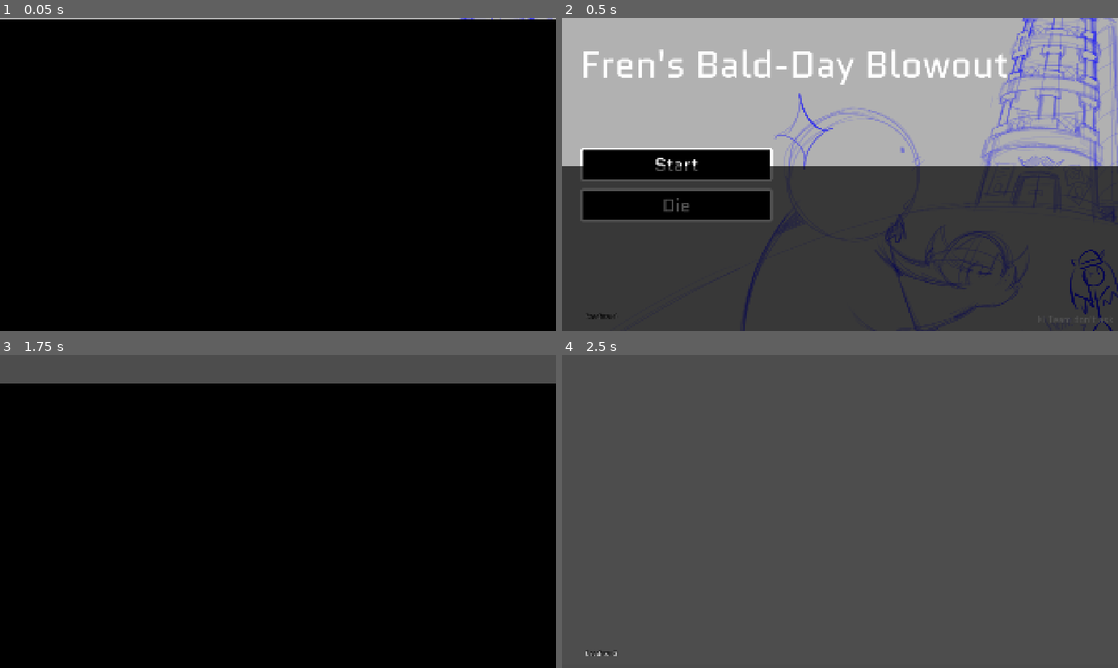
Above: before the commit, frames 1-4 (two rows, left to right).
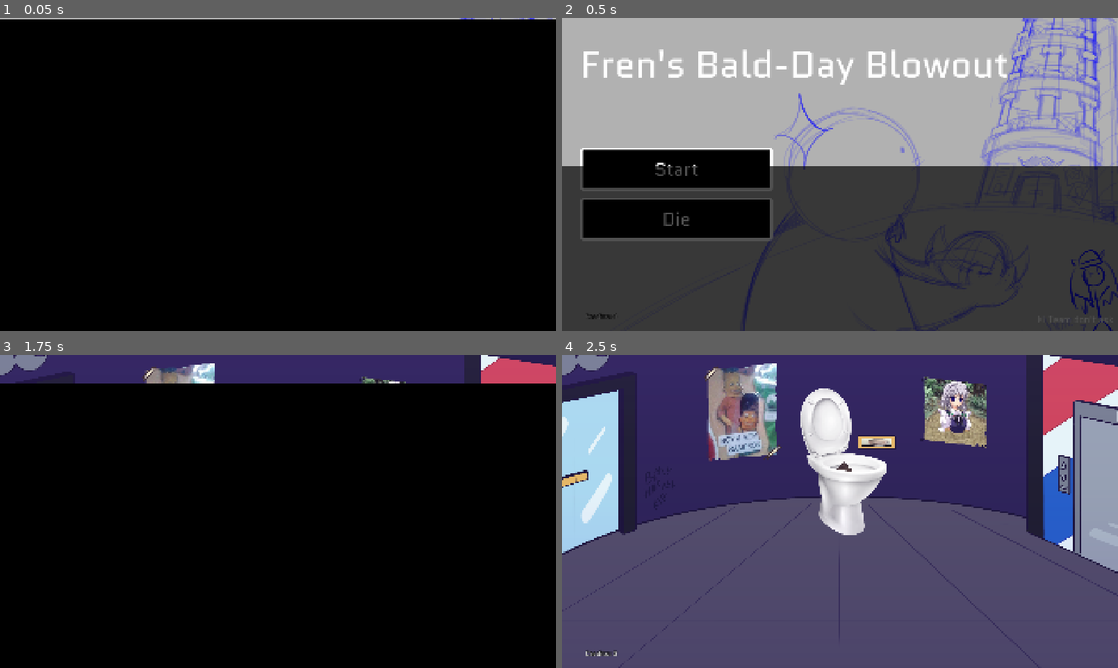
Above: after the commit, the same moments.

Repository: jillzilla/FBDB
Game: Godot game, scene res://assets/scenes/menu.tscn
Same seed, same stepped clock (60 frames per second), same inputs: the game is played once before the commit and once after it.
Inputs (mouse positions are in pixels of both pictures, inside the frame that each line leads up to):
- Up to frame 1 (0.05 s): no input
- Up to frame 2 (0.5 s): no input
- Up to frame 3 (1.75 s): click "Start" at 0.5 s; tap Enter (ProgressDialogue) at 1.25, 1.35 s; move the mouse to (400, 495) at 1.27 s
- Up to frame 4 (2.5 s): move the mouse to (728, 527) at 2.02 s; tap Enter (ProgressDialogue) at 2.1 s

Frame 1 is identical in both runs. In frame 2, 4.1% of the frame differs, in the area x 3-38%, y 44-72%; in frame 3, 9.1%; in frame 4, 99%, in the area x 0-100%, y 0-100%.

Commit message:
backgrounds, more music

Diff:
--- a/assets/scenes/game_over.tscn
+++ b/assets/scenes/game_over.tscn
@@ -2,6 +2,7 @@
 
 [ext_resource type="Script" uid="uid://c6rbbogvrnt6h" path="res://assets/scripts/game_over.gd" id="1_wt3e0"]
 [ext_resource type="Texture2D" uid="uid://c2k1c6ijdwg52" path="res://assets/images/game_over_screen.png" id="2_3vif2"]
+[ext_resource type="AudioStream" uid="uid://r3evxhjowhfl" path="res://assets/music/Felix the Cat (Mega Drive) - Game Over (UWOL - Game Over).mp3" id="3_d2d1n"]
 
 [node name="GameOver" type="Node" unique_id=346087160 node_paths=PackedStringArray("button")]
 script = ExtResource("1_wt3e0")
@@ -43,5 +44,9 @@
 text = "GAME OVER"
 metadata/_edit_lock_ = true
 
+[node name="AudioStreamPlayer" type="AudioStreamPlayer" parent="." unique_id=898742719]
+stream = ExtResource("3_d2d1n")
+autoplay = true
+
 [connection signal="timeout" from="Timer" to="." method="_on_timer_timeout"]
 [connection signal="pressed" from="Button" to="." method="_on_button_pressed"]
--- a/assets/scenes/gameplay.tscn
+++ b/assets/scenes/gameplay.tscn
@@ -1,7 +1,7 @@
 [gd_scene format=3 uid="uid://y4p1pha4t0jh"]
 
 [ext_resource type="Script" uid="uid://o8kv7fhio2c8" path="res://assets/scripts/gameplay.gd" id="1_mrbpc"]
-[ext_resource type="Texture2D" uid="uid://dde75o0kvypju" path="res://assets/images/bg.png" id="2_f1ux5"]
+[ext_resource type="Texture2D" uid="uid://d0px34dk58pcx" path="res://assets/images/bg_1.png" id="2_hogfr"]
 [ext_resource type="Texture2D" uid="uid://bfpd2dri4tsql" path="res://assets/images/battle_sprites/battle_fren.png" id="2_kqp6g"]
 [ext_resource type="Theme" uid="uid://bx3e8s5o62yt6" path="res://assets/themes/main_theme.tres" id="4_0hf1u"]
 [ext_resource type="PackedScene" uid="uid://b4eyvgq22sg3n" path="res://assets/scenes/lose_screen.tscn" id="4_17b01"]
@@ -131,7 +131,7 @@
 &"bounce": SubResource("Animation_qk4f4")
 }
 
-[node name="Gameplay" type="Node" unique_id=1463193121 node_ …(336 unchanged characters)… x", "opponent", "correctsfx", "wrongsfx")]
+[node name="Gameplay" type="Node" unique_id=1463193121 node_ …(336 unchanged characters)… x", "opponent", "correctsfx", "wrongsfx", "background")]
 process_mode = 1
 script = ExtResource("1_mrbpc")
 stage_1 = "res://assets/stages/stage1data.json"
@@ -160,11 +160,12 @@
 opponent = NodePath("Opponent")
 correctsfx = NodePath("Correct")
 wrongsfx = NodePath("Wrong")
+background = NodePath("Opponent")
 
 [node name="Bg" type="Sprite2D" parent="." unique_id=1325288160]
 position = Vector2(960, 540)
-scale = Vector2(2, 2)
-texture = ExtResource("2_f1ux5")
+scale = Vector2(0.8, 0.8)
+texture = ExtResource("2_hogfr")
 metadata/_edit_lock_ = true
 
 [node name="Simpleflips" type="Sprite2D" parent="." unique_id=449249172]
--- a/assets/scenes/menu.tscn
+++ b/assets/scenes/menu.tscn
@@ -4,6 +4,8 @@
 [ext_resource type="Theme" uid="uid://bx3e8s5o62yt6" path="res://assets/themes/main_theme.tres" id="2_8aat6"]
 [ext_resource type="Texture2D" uid="uid://jvms8c1h8v5w" path="res://assets/images/menu_screen.png" id="2_xuqax"]
 [ext_resource type="Script" uid="uid://dt364jws1e5kc" path="res://assets/components/button_component.gd" id="3_ugn2o"]
+[ext_resource type="AudioStream" uid="uid://bsful3gnchdt" path="res://assets/sounds/start_or_select_kirby.ogg" id="5_q8r6g"]
+[ext_resource type="AudioStream" uid="uid://beyifnit1qtin" path="res://assets/music/Snowboarding  Club Penguin Elite Penguin Force OST.mp3" id="6_l0v2w"]
 
 [sub_resource type="Animation" id="Animation_q8r6g"]
 length = 0.001
@@ -81,8 +83,9 @@
 &"rotation": SubResource("Animation_xuqax")
 }
 
-[node name="Menu" type="Node" unique_id=369496558 node_paths=PackedStringArray("play_button", "settings_button", "credits_button", "quit_button")]
+[node name="Menu" type="Node" unique_id=369496558 node_paths=PackedStringArray("start", "play_button", "settings_button", "credits_button", "quit_button")]
 script = ExtResource("1_8omcj")
+start = NodePath("start")
 play_button = NodePath("Control/Buttons/Control/Play")
 settings_button = NodePath("Control/Buttons/Control2/Settings")
 credits_button = NodePath("Control/Buttons/Control4/Credits")
@@ -137,13 +140,13 @@
 layout_mode = 1
 anchors_preset = -1
 anchor_left = 0.20600002
-anchor_top = 0.53300005
+anchor_top = 0.563
 anchor_right = 0.20600002
-anchor_bottom = 0.53300005
+anchor_bottom = 0.563
 offset_left = -331.52002
-offset_top = -127.640076
+offset_top = -160.04004
 offset_right = 332.47998
-offset_bottom = 128.35992
+offset_bottom = 159.95996
 grow_horizontal = 2
 grow_vertical = 2
 theme_override_constants/separation = 24
@@ -281,5 +284,12 @@
 vertical_alignment = 2
 metadata/_edit_lock_ = true
 
+[node name="start" type="AudioStreamPlayer" parent="." unique_id=1378141808]
+stream = ExtResource("5_q8r6g")
+
+[node name="AudioStreamPlayer" type="AudioStreamPlayer" parent="." unique_id=39415466]
+stream = ExtResource("6_l0v2w")
+autoplay = true
+
 [connection signal="pressed" from="Control/Buttons/Control/Play" to="." method="_on_play_pressed"]
 [connection signal="pressed" from="Control/Buttons/Control3/Quit" to="." method="_on_quit_pressed"]
--- a/assets/scenes/pre_battle_dialogues.tscn
+++ b/assets/scenes/pre_battle_dialogues.tscn
@@ -2,9 +2,22 @@
 
 [ext_resource type="PackedScene" uid="uid://b7vtu3ps7q8vc" path="res://assets/scenes/text_box.tscn" id="1_u1lyv"]
 [ext_resource type="Script" uid="uid://daetbuo45wmy0" path="res://assets/scripts/pre_battle_dialogues.gd" id="1_x68sk"]
+[ext_resource type="Texture2D" uid="uid://d0px34dk58pcx" path="res://assets/images/bg_1.png" id="2_3qr6m"]
 
-[node name="PreBattleDialogues" type="Node" unique_id=1218523115 node_paths=PackedStringArray("textbox")]
+[node name="PreBattleDialogues" type="Node" unique_id=1218523115 node_paths=PackedStringArray("textbox", "background")]
 script = ExtResource("1_x68sk")
+stage_1 = "res://assets/stages/stage1data.json"
+stage_2 = "res://assets/stages/stage2data.json"
+stage_3 = "res://assets/stages/stage3data.json"
+stage_4 = "res://assets/stages/stage4data.json"
+stage_5 = "res://assets/stages/stage5data.json"
 textbox = NodePath("TextBox")
+background = NodePath("Bg")
+
+[node name="Bg" type="Sprite2D" parent="." unique_id=695736961]
+position = Vector2(960, 540)
+scale = Vector2(0.8, 0.8)
+texture = ExtResource("2_3qr6m")
+metadata/_edit_lock_ = true
 
 [node name="TextBox" parent="." unique_id=1591762175 instance=ExtResource("1_u1lyv")]
--- a/assets/scenes/text_box.tscn
+++ b/assets/scenes/text_box.tscn
@@ -4,8 +4,10 @@
 [ext_resource type="Script" uid="uid://b0ppktqmsgv4e" path="res://assets/scripts/text_box.gd" id="1_pho2x"]
 [ext_resource type="Texture2D" uid="uid://dyltsm1tbisyw" path="res://assets/images/dialogue_sprites/d_joel1.png" id="3_ffm52"]
 [ext_resource type="Texture2D" uid="uid://cn0k7k6tq65im" path="res://assets/images/dialogue_sprites/d_skeleduende1.png" id="4_u6lf0"]
+[ext_resource type="AudioStream" uid="uid://xxlky2re8tyv" path="res://assets/sounds/dialogue_1.ogg" id="5_hlvty"]
+[ext_resource type="AudioStream" uid="uid://bsful3gnchdt" path="res://assets/sounds/start_or_select_kirby.ogg" id="5_u6lf0"]
 
-[node name="TextBox" type="CanvasLayer" unique_id=1591762175 node_paths=PackedStringArray("whole_thing", "name_container", "name_dialogue", "text_dialogue", "character_1", "character_2")]
+[node name="TextBox" type="CanvasLayer" unique_id=1591762175 node_paths=PackedStringArray("whole_thing", "name_container", "name_dialogue", "text_dialogue", "character_1", "character_2", "strt", "five_big_booms", "timer")]
 layer = 0
 script = ExtResource("1_pho2x")
 whole_thing = NodePath("Control")
@@ -14,6 +16,9 @@
 text_dialogue = NodePath("Control/DialogueContainer/MarginContainer/Text")
 character_1 = NodePath("Control/Char1")
 character_2 = NodePath("Control/Char2")
+strt = NodePath("stART")
+five_big_booms = NodePath("boom")
+timer = NodePath("Timer")
 
 [node name="Control" type="Control" parent="." unique_id=1384950693]
 layout_mode = 3
@@ -128,3 +133,15 @@
 text = "Text..."
 autowrap_mode = 3
 metadata/_edit_lock_ = true
+
+[node name="boom" type="AudioStreamPlayer" parent="." unique_id=2018913804]
+stream = ExtResource("5_hlvty")
+volume_db = -5.0
+
+[node name="Timer" type="Timer" parent="." unique_id=1808405667]
+wait_time = 0.1
+
+[node name="stART" type="AudioStreamPlayer" parent="." unique_id=1113781586]
+stream = ExtResource("5_u6lf0")
+
+[connection signal="timeout" from="Timer" to="." method="_on_timer_timeout"]
--- a/assets/scripts/gameplay.gd
+++ b/assets/scripts/gameplay.gd
@@ -65,6 +65,8 @@
 
 @export var correctsfx : AudioStreamPlayer;
 @export var wrongsfx : AudioStreamPlayer;
+
+@export var background : Sprite2D;
 
 #functions
 func _ready() -> void:
@@ -92,6 +94,8 @@
 	file.close();
 
 	data = JSON.parse_string(json_text);
+
+	background.texture = load(data["background"]);
 
 	if !AudioManager.music.is_playing():
 		AudioManager._play_music(data["stage_theme"]);
--- a/assets/scripts/menu.gd
+++ b/assets/scripts/menu.gd
@@ -1,6 +1,8 @@
 extends Node
 
 #variables
+@export var start : AudioStreamPlayer;
+
 @export var play_button : Button = null;
 @export var settings_button : Button = null;
 @export var credits_button : Button = null;
@@ -12,6 +14,7 @@
 	Transition.animation.play_backwards("transition");
 
 func _on_play_pressed() -> void:
+	start.play();
 	play_button.queue_free();
 	settings_button.queue_free();
 	quit_button.queue_free();
--- a/assets/scripts/pre_battle_dialogues.gd
+++ b/assets/scripts/pre_battle_dialogues.gd
@@ -1,9 +1,42 @@
 extends Node
 
+@export_category("Data")
+@export_file_path("*.json") var stage_1 : String = "";
+@export_file_path("*.json") var stage_2 : String = "";
+@export_file_path("*.json") var stage_3 : String = "";
+@export_file_path("*.json") var stage_4 : String = "";
+@export_file_path("*.json") var stage_5 : String = "";
+
+var stage_to_play_path : String = "";
+
+var data : Dictionary = {};
+
 @export var textbox : CanvasLayer;
+@export var background : Sprite2D;
 
 #functions
 func _ready() -> void:
+	match(Global.stage_2_play):
+		1:
+			stage_to_play_path = stage_1;
+		2:
+			stage_to_play_path = stage_2;
+		3:
+			stage_to_play_path = stage_3;
+		4:
+			stage_to_play_path = stage_4;
+		5:
+			stage_to_play_path = stage_5;
+
+	var file : FileAccess = FileAccess.open(stage_to_play_path, FileAccess.READ);
+	var json_text : String = file.get_as_text();
+
+	file.close();
+
+	data = JSON.parse_string(json_text);
+
+	background.texture = load(data["background"]);
+
 	AudioManager._play_music("res://assets/music/Dialogue - Madou Monogatari 1-2-3 (PC-98) OST Track 03.mp3");
 
 	Transition._make_sure_it_stops();
--- a/assets/scripts/text_box.gd
+++ b/assets/scripts/text_box.gd
@@ -19,6 +19,10 @@
 
 @onready var tween : Tween = null;
 
+@export var strt : AudioStreamPlayer;
+
+@export var five_big_booms : AudioStreamPlayer;
+
 enum States
 {
 	READY,
@@ -30,6 +34,8 @@
 
 var name_queue : Array[String] = [];
 var text_queue : Array[String] = [];
+
+@export var timer : Timer;
 
 #functions
 func _ready() -> void:
@@ -71,10 +77,12 @@
 				text_dialogue.visible_ratio = 1;
 				tween.stop();
 				_change_state(States.FINISHED);
+				timer.stop();
 		States.FINISHED:
 			if Input.is_action_just_pressed("ProgressDialogue"):
 				_change_state(States.READY);
 				update_graphics.emit();
+				strt.play()
 
 func _show_textbox() -> void:
 	whole_thing.visible = true;
@@ -104,6 +112,7 @@
 		tween = null;
 	tween = create_tween();
 
+	timer.start();
 	tween.tween_property(text_dialogue,"visible_ratio", 1, len(t) * CHAR_READ_RATE);
 
 	await tween.finished;
@@ -112,6 +121,10 @@
 
 func _text_ended() -> void:
 	_change_state(States.FINISHED);
+	timer.stop();
 
 func _change_state(next_state : Variant) -> void:
 	current_state = next_state;
+
+func _on_timer_timeout() -> void:
+	five_big_booms.play();
--- a/assets/stages/stage1data.json
+++ b/assets/stages/stage1data.json
@@ -8,6 +8,8 @@
 	"enemy_health" : 5,
 
 	"battle_enemy_sprite" : "res://assets/images/battle_sprites/b_skeleduende.png",
+
+	"background" : "res://assets/images/bg_1.png",
 
 	"questions" :
 	{
--- a/assets/stages/stage2data.json
+++ b/assets/stages/stage2data.json
@@ -8,6 +8,8 @@
 	"enemy_health" : 6,
 
 	"battle_enemy_sprite" : "res://assets/images/battle_sprites/b_mrbones.png",
+
+	"background" : "res://assets/images/bg_2.png",
 
 	"questions" :
 	{
--- a/assets/stages/stage3data.json
+++ b/assets/stages/stage3data.json
@@ -8,6 +8,8 @@
 	"enemy_health" : 7,
 
 	"battle_enemy_sprite" : "res://assets/images/battle_sprites/b_jawbone.png",
+
+	"background" : "res://assets/images/bg_2.png",
 
 	"questions" :
 	{
--- a/assets/stages/stage4data.json
+++ b/assets/stages/stage4data.json
@@ -8,6 +8,8 @@
 	"enemy_health" : 7,
 
 	"battle_enemy_sprite" : "res://assets/images/battle_sprites/b_mike.png",
+
+	"background" : "res://assets/images/bg_4.png",
 
 	"questions" :
 	{
--- a/assets/stages/stage5data.json
+++ b/assets/stages/stage5data.json
@@ -8,6 +8,8 @@
 	"enemy_health" : 9,
 
 	"battle_enemy_sprite" : "res://assets/images/battle_sprites/b_dilto.png",
+
+	"background" : "res://assets/images/bg_4.png",
 
 	"questions" :
 	{
Binary file added: assets/images/bg_1.png
Not shown, added: assets/images/bg_1.png.import
Binary file added: assets/images/bg_2.png
Not shown, added: assets/images/bg_2.png.import
Binary file added: assets/images/bg_4.png
Not shown, added: assets/images/bg_4.png.import
Not shown, added: assets/music/Felix the Cat (Mega Drive) - Game Over (UWOL - Game Over).mp3.import
Not shown, added: assets/music/Snowboarding Club Penguin Elite Penguin Force OST.mp3.import
Not shown, added: assets/sounds/dialogue_1.ogg.import
Not shown, added: assets/music/Felix the Cat (Mega Drive) - Game Over (UWOL - Game Over).mp3
Not shown, added: assets/music/Snowboarding Club Penguin Elite Penguin Force OST.mp3
Not shown, added: assets/sounds/dialogue_1.ogg
